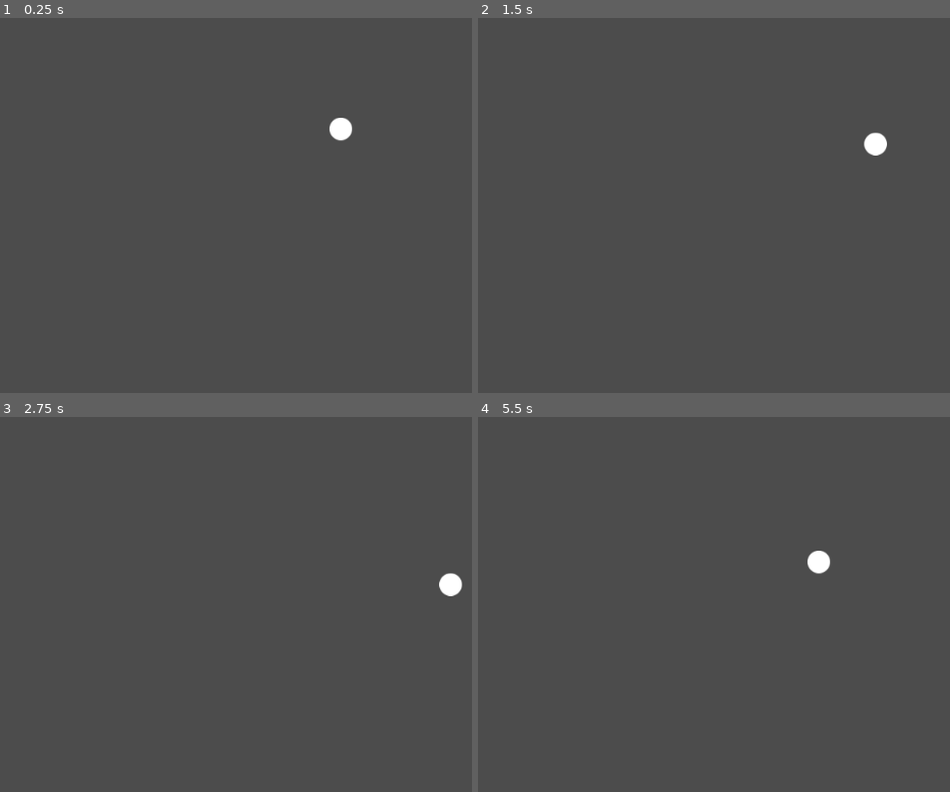
Above: before the commit, frames 1-4 (two rows, left to right).
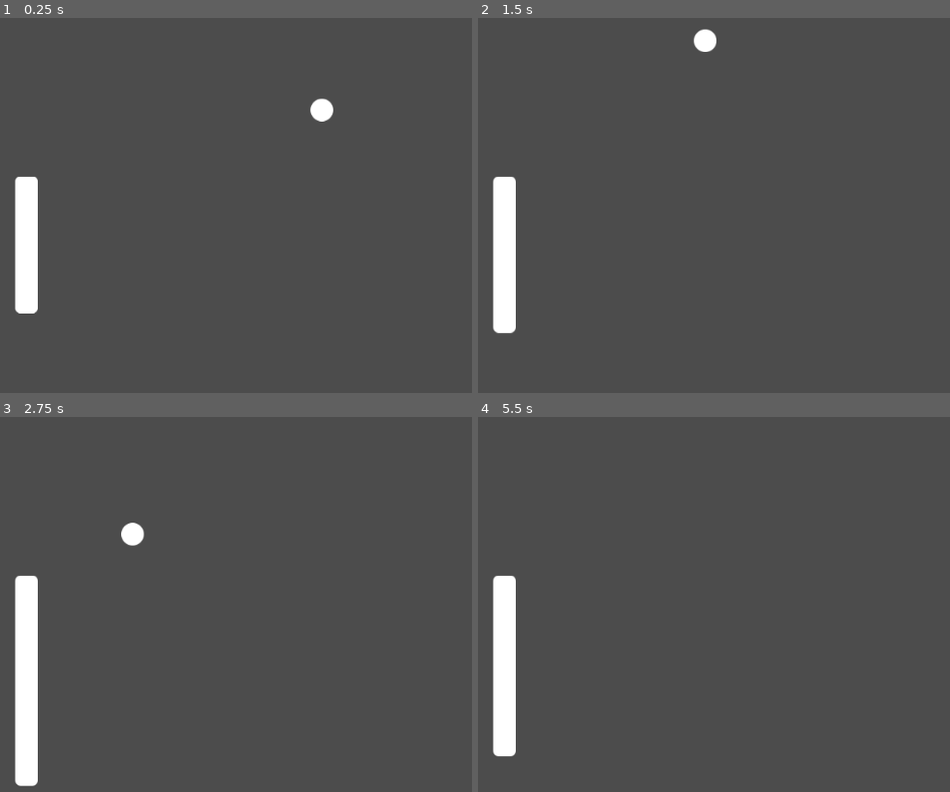
Above: after the commit, the same moments.

Repository: jerffesongd/fundamentos-jogos
Game: Godot game, scene res://Game.tscn
Two runs of this game, one before a commit and one after it. Both use one fixed random seed, a clock stepped at 60 frames per second and the inputs below.
Inputs:
- Up to frame 1 (0.25 s): no input
- Up to frame 2 (1.5 s): hold D (ui_right) 0.53-1.28 s; hold S (ui_down) from 1.28 s (still down)
- Up to frame 3 (2.75 s): release S (ui_down) at 2.03 s; hold D (ui_right) from 2.03 s (still down)
- Up to frame 4 (5.5 s): release D (ui_right) at 2.78 s; hold W (ui_up) 2.78-3.53 s; hold A (ui_left) 3.53-5.03 s; hold S (ui_down) from 5.03 s (still down)

The runs differ from the first frame. In frame 1, 2.3% of the frame differs, in the area x 3-75%, y 21-79%; in frame 2, 2.5%; in frame 3, 3.2%, in the area x 3-98%, y 28-99%; in frame 4, 2.6%.

Commit message:
Adicionando raquetes

Diff:
--- a/ball-exemplo/Game.tscn
+++ b/ball-exemplo/Game.tscn
@@ -1,11 +1,25 @@
-[gd_scene load_steps=3 format=2]
+[gd_scene load_steps=5 format=2]
 
 [ext_resource path="res://ball.png" type="Texture" id=1]
 [ext_resource path="res://ball.gd" type="Script" id=2]
+[ext_resource path="res://Raquete.gd" type="Script" id=3]
+[ext_resource path="res://paddle.png" type="Texture" id=4]
 
 [node name="Game" type="Node2D"]
 
-[node name="ball" type="Sprite" parent="."]
+[node name="bola" type="Sprite" parent="."]
 position = Vector2( 450.116, 146.763 )
 texture = ExtResource( 1 )
 script = ExtResource( 2 )
+
+[node name="Raquete_esquerda" type="Sprite" parent="."]
+position = Vector2( 0.347656, 3.17831 )
+texture = ExtResource( 4 )
+script = ExtResource( 3 )
+
+[node name="Raquete_direita" type="Sprite" parent="."]
+position = Vector2( 1025.05, 255.378 )
+texture = ExtResource( 4 )
+script = ExtResource( 3 )
+action_up = "ui_up2"
+action_down = "ui_down2"
--- /dev/null
+++ b/ball-exemplo/Raquete.gd
@@ -0,0 +1,27 @@
+extends Sprite
+
+var speed_y = 130
+
+export var margin = 35
+export var is_right = false
+
+export var action_up = "ui_up"
+export var action_down = "ui_down"
+
+func _ready():
+
+	position.y = get_viewport_rect().size.y / 2
+
+# Called every frame. 'delta' is the elapsed time since the previous frame.
+func _process(delta):
+
+	if is_right:
+		position.x = get_viewport_rect().size.x - margin
+	else:
+		position.x = margin
+
+	if Input.is_action_pressed(action_up):
+		position.y = position.y - speed_y * delta
+
+	if Input.is_action_pressed(action_down):
+		position.y = position.y + speed_y * delta
--- a/ball-exemplo/ball.gd
+++ b/ball-exemplo/ball.gd
@@ -1,18 +1,22 @@
 extends Sprite
 
-var speed_x = 100
-var speed_y = 100
+export var speed_x = 100
+export var speed_y = 100
+
+var direction_y = 1
+var direction_x = 1
+
+const HALF_SIZE = 15
 
 # Called every frame. 'delta' is the elapsed time since the previous frame.
 func _process(delta):
-	if Input.is_action_pressed("ui_left"):
-		position.x -= speed_x * delta
 
-	if Input.is_action_pressed("ui_right"):
-		position.x += speed_x * delta
+	var viewPort = get_viewport_rect()
 
-	if Input.is_action_pressed("ui_up"):
-		position.y -= speed_y * delta
+	if position.y + HALF_SIZE >= viewPort.size.y:
+		direction_y *= -1
+	elif position.y - HALF_SIZE <= 0:
+		direction_y *= -1
 
-	if Input.is_action_pressed("ui_down"):
-		position.y += speed_y * delta
+	position.y = position.y - speed_y * delta * direction_y
+	position.x = position.x - speed_x * delta * direction_x
--- a/ball-exemplo/project.godot
+++ b/ball-exemplo/project.godot
@@ -23,33 +23,50 @@
 
 ui_left={
 "deadzone": 0.5,
-"events": [ Object(InputEventKey,"resource_local_to_scene":false,"resource_name":"","device":0,"alt":false,"shift":false,"control":false,"meta":false,"command":false,"pressed":false,"scancode":16777231,"unicode":0,"echo":false,"script":null)
-, Object(InputEventJoypadButton,"resource_local_to_scene":false,"resource_name":"","device":0,"button_index":14,"pressure":0.0,"pressed":false,"script":null)
+"events": [ Object(InputEventJoypadButton,"resource_local_to_scene":false,"resource_name":"","device":0,"button_index":14,"pressure":0.0,"pressed":false,"script":null)
 , Object(InputEventKey,"resource_local_to_scene":false,"resource_name":"","device":0,"alt":false,"shift":false,"control":false,"meta":false,"command":false,"pressed":false,"scancode":65,"unicode":0,"echo":false,"script":null)
  ]
 }
 ui_right={
 "deadzone": 0.5,
-"events": [ Object(InputEventKey,"resource_local_to_scene":false,"resource_name":"","device":0,"alt":false,"shift":false,"control":false,"meta":false,"command":false,"pressed":false,"scancode":16777233,"unicode":0,"echo":false,"script":null)
-, Object(InputEventJoypadButton,"resource_local_to_scene":false,"resource_name":"","device":0,"button_index":15,"pressure":0.0,"pressed":false,"script":null)
+"events": [ Object(InputEventJoypadButton,"resource_local_to_scene":false,"resource_name":"","device":0,"button_index":15,"pressure":0.0,"pressed":false,"script":null)
 , Object(InputEventKey,"resource_local_to_scene":false,"resource_name":"","device":0,"alt":false,"shift":false,"control":false,"meta":false,"command":false,"pressed":false,"scancode":68,"unicode":0,"echo":false,"script":null)
  ]
 }
 ui_up={
 "deadzone": 0.5,
-"events": [ Object(InputEventKey,"resource_local_to_scene":false,"resource_name":"","device":0,"alt":false,"shift":false,"control":false,"meta":false,"command":false,"pressed":false,"scancode":16777232,"unicode":0,"echo":false,"script":null)
-, Object(InputEventJoypadButton,"resource_local_to_scene":false,"resource_name":"","device":0,"button_index":12,"pressure":0.0,"pressed":false,"script":null)
+"events": [ Object(InputEventJoypadButton,"resource_local_to_scene":false,"resource_name":"","device":0,"button_index":12,"pressure":0.0,"pressed":false,"script":null)
 , Object(InputEventKey,"resource_local_to_scene":false,"resource_name":"","device":0,"alt":false,"shift":false,"control":false,"meta":false,"command":false,"pressed":false,"scancode":87,"unicode":0,"echo":false,"script":null)
  ]
 }
 ui_down={
 "deadzone": 0.5,
+"events": [ Object(InputEventJoypadButton,"resource_local_to_scene":false,"resource_name":"","device":0,"button_index":13,"pressure":0.0,"pressed":false,"script":null)
+, Object(InputEventKey,"resource_local_to_scene":false,"resource_name":"","device":0,"alt":false,"shift":false,"control":false,"meta":false,"command":false,"pressed":false,"scancode":83,"unicode":0,"echo":false,"script":null)
+ ]
+}
+ui_up2={
+"deadzone": 0.5,
+"events": [ Object(InputEventKey,"resource_local_to_scene":false,"resource_name":"","device":0,"alt":false,"shift":false,"control":false,"meta":false,"command":false,"pressed":false,"scancode":16777232,"unicode":0,"echo":false,"script":null)
+ ]
+}
+ui_down2={
+"deadzone": 0.5,
 "events": [ Object(InputEventKey,"resource_local_to_scene":false,"resource_name":"","device":0,"alt":false,"shift":false,"control":false,"meta":false,"command":false,"pressed":false,"scancode":16777234,"unicode":0,"echo":false,"script":null)
-, Object(InputEventJoypadButton,"resource_local_to_scene":false,"resource_name":"","device":0,"button_index":13,"pressure":0.0,"pressed":false,"script":null)
-, Object(InputEventKey,"resource_local_to_scene":false,"resource_name":"","device":0,"alt":false,"shift":false,"control":false,"meta":false,"command":false,"pressed":false,"scancode":83,"unicode":0,"echo":false,"script":null)
+ ]
+}
+ui_left2={
+"deadzone": 0.5,
+"events": [ Object(InputEventKey,"resource_local_to_scene":false,"resource_name":"","device":0,"alt":false,"shift":false,"control":false,"meta":false,"command":false,"pressed":false,"scancode":16777231,"unicode":0,"echo":false,"script":null)
+ ]
+}
+ui_right2={
+"deadzone": 0.5,
+"events": [ Object(InputEventKey,"resource_local_to_scene":false,"resource_name":"","device":0,"alt":false,"shift":false,"control":false,"meta":false,"command":false,"pressed":false,"scancode":16777233,"unicode":0,"echo":false,"script":null)
  ]
 }
 
 [rendering]
 
+quality/driver/driver_name="GLES2"
 environment/default_environment="res://default_env.tres"
Binary file added: ball-exemplo/paddle.png
Not shown, added: ball-exemplo/paddle.png.import
